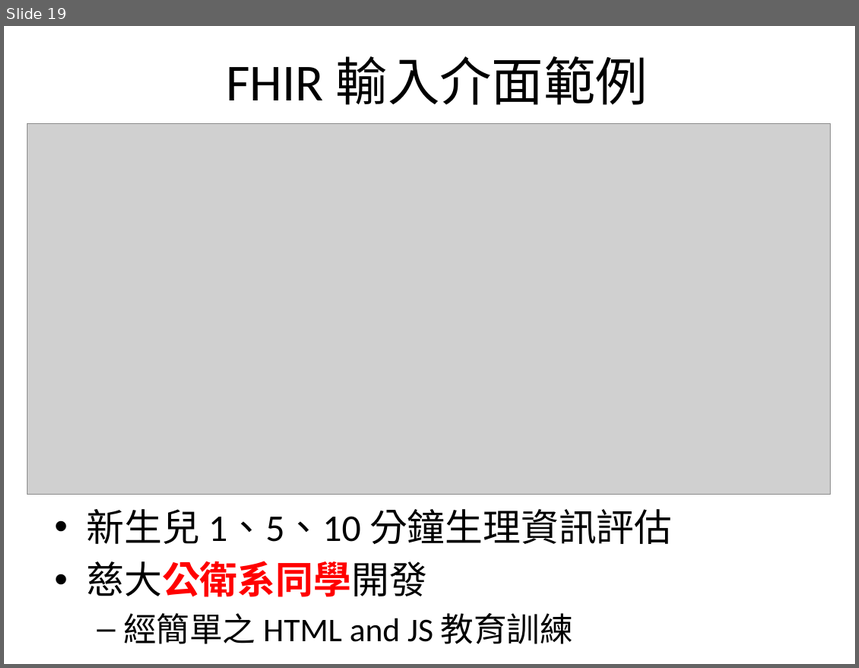
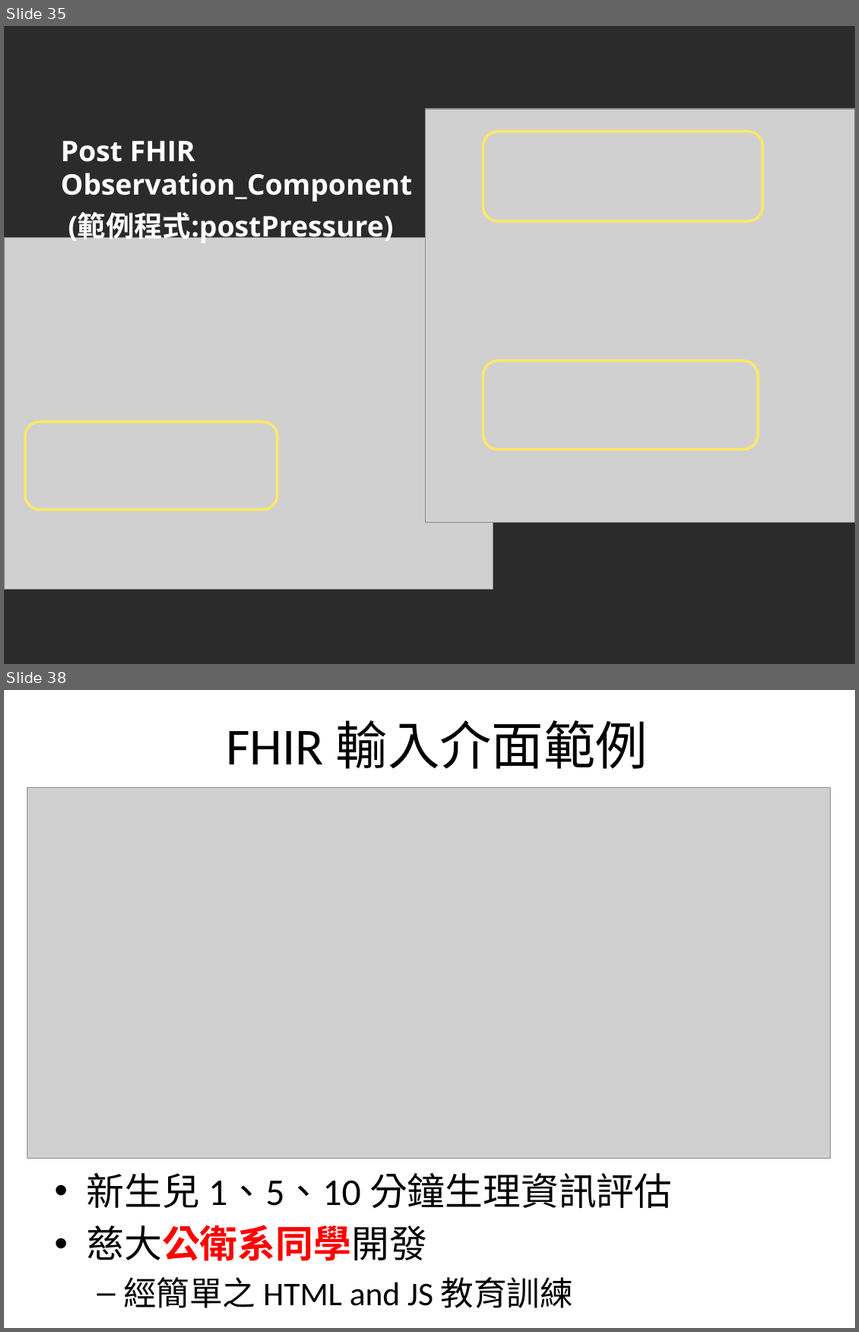
Before and after one commit to mos2718/FHIRspec, a slide deck: Spec/FHIR_Observation.pptx. Shown one above the other, each under a label of ours: slide 19 before the commit, slides 35 and 38 after it; the slides between them are not shown. The pictures are 859x668 and 859x1332 pixels, drawn with LibreOffice and Linux fonts; fonts in the diff are those of the drawing; grey boxes stand for pictures; background and template pictures are left out; a plain dark background stands for a picture behind light text. Boxes give left, top, right and bottom in pixels: in the first picture for what was removed or moved away, otherwise in the second. Text is boxed around its words. In the diff, an @@ line names an element or a change of style, - is before the commit and + after.

```diff
--- a/Spec/FHIR_Observation.pptx
+++ b/Spec/FHIR_Observation.pptx
@@ slide 35 added at (x1=4, y1=26, x2=855, y2=664), background picture (left out) @@
@@ picture added at (x1=425, y1=109, x2=855, y2=522) @@
@@ rounded rectangle added at (x1=484, y1=132, x2=763, y2=222), outline #FFE866 2.25 pt @@
@@ text added at (x1=61, y1=141, x2=413, y2=244), 24 pt, text #FFFFFF, bold @@
+Post FHIR Observation_Component
+(範例程式:postPressure)
@@ picture added at (x1=4, y1=238, x2=493, y2=589) @@
@@ rounded rectangle added at (x1=484, y1=361, x2=758, y2=450), outline #FFE866 2.25 pt @@
@@ rounded rectangle added at (x1=25, y1=422, x2=278, y2=509), outline #FFE866 2.25 pt @@
@@ what was slide 19 is now slide 38 @@
```
Also in this commit, not shown: 3 slides changed, 16 other slides added, 5 slides removed.
